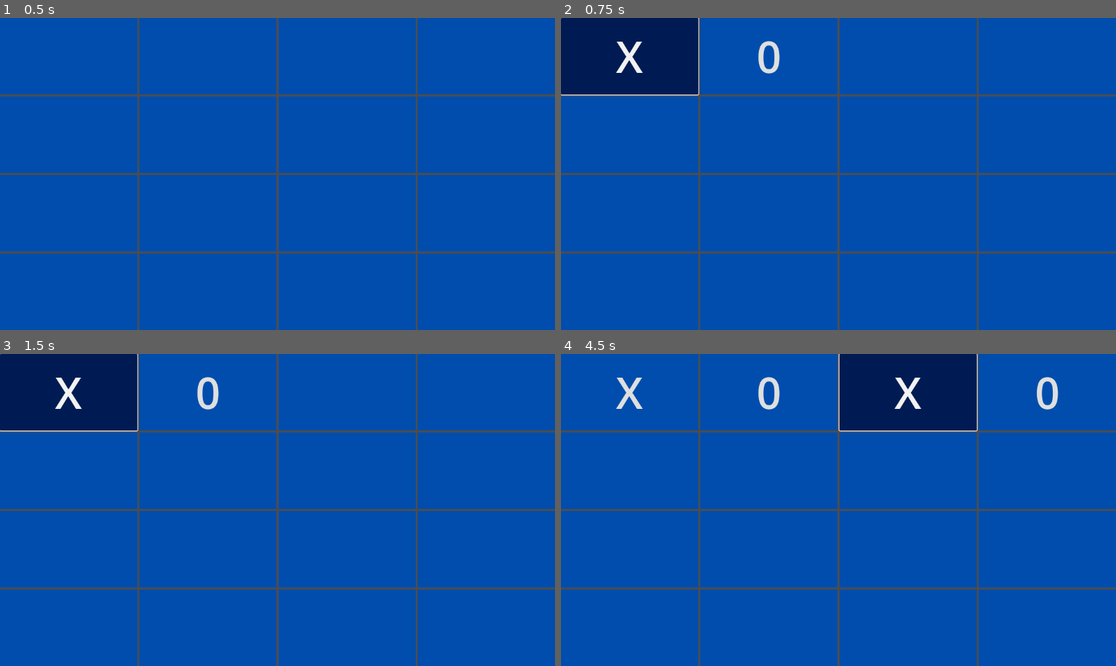
Above: before the commit, frames 1-4 (two rows, left to right).
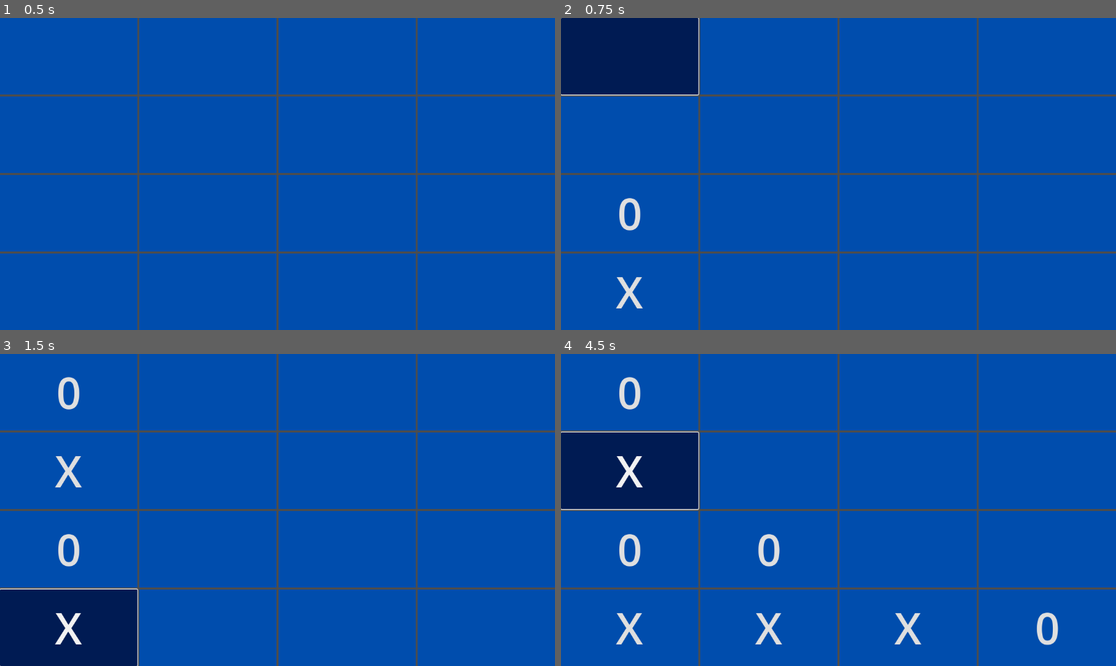
Above: after the commit, the same moments.

Repository: miguelkoro/Godot_Practica_7
Game: Godot game, scene res://4EnRaya.tscn
Same seed, same stepped clock (60 frames per second), same inputs: the game is played once before the commit and once after it.
Inputs (mouse positions are in pixels of both pictures, inside the frame that each line leads up to):
- Up to frame 1 (0.5 s): no input
- Up to frame 2 (0.75 s): click (627, 55) at 0.5 s
- Up to frame 3 (1.5 s): click "X" at 1.25 s
- Up to frame 4 (4.5 s): click "0" at 2 s; click (766, 391) at 2.75 s; click (910, 391) at 3.5 s; click "X" at 4.25 s

Frame 1 is identical in both runs. In frame 2, 0.9% of the frame differs, in the area x 9-40%, y 7-94%; in frame 3, 13%; in frame 4, 15%, in the area x 0-90%, y 0-94%.

Commit message:
Añadida gravedad al 4 en raya

Diff:
--- a/MinMaxSolver.gd
+++ b/MinMaxSolver.gd
@@ -10,6 +10,11 @@
 							[$HBoxContainer_2/Button_2_0, $HBoxContainer_2/Button_2_1, $HBoxContainer_2/Button_2_2, $HBoxContainer_2/Button_2_3],
 							[$HBoxContainer_3/Button_3_0, $HBoxContainer_3/Button_3_1, $HBoxContainer_3/Button_3_2, $HBoxContainer_3/Button_3_3]]
 
+func get_lowest_empty_row(state: BoardState, col: int) -> int:
+	for row in range(HEIGHT - 1, -1, -1): # de abajo a arriba
+		if state.get_pos(row, col) == 0:
+			return row
+	return -1 # columna llena
 
 #Funcion minmax con poda alfa, beta
 	#Alfa = -infi
@@ -25,55 +30,56 @@
 
 	if maximizing: #Nodo max, modioficamos el valor de alfa si es mayor
 		var max_eval := -999
-		for i in range(HEIGHT):
-			for j in range(WIDTH):
-				if state.get_pos(i, j) != 0: #Si la posicion ya esta cogida por el jugador o la IA !=0, entonces no hacemos nada y pasamos a la siguiente posicion
-					continue
-
-				var child := BoardState.new() #Creamos un tablero auxiliar y ponemos la jugada de la IA en la poscion que toque
-				child.state = state.state.duplicate(true)
-				child.set_pos(i, j, 1)
-
-				#llamamos de forma recursiva al minmax para evaluar las ramas de abajo, poniendole un -1 al depth para que la profundida no pase del maximo
-				#Le pasamos los valores alfa y beta, el tablero con el estado actual y como acabamos de maximizar, ahora minimizamos
-				var eval := minimax(child, depth - 1, false, alpha, beta)
-				max_eval = max(max_eval, eval) #Se busca el mayor numero de entre -infi y eval (que eval será el max de todas las ramas inferiores)
-				alpha = max(alpha, eval) #Alfa será el maximo de entre el anterior alfa y el max devuelto en el min
-
-				if beta <= alpha: #si alfa es  mayor o igual  a beta, no hace falta seguir evaulando las siguientes ramas
-					return max_eval #devolvemos el maximo al estar maximizando
+		for col in range(WIDTH):
+			var row := get_lowest_empty_row(state, col)
+			if row == -1:
+				continue
+
+			var child := BoardState.new() #Creamos un tablero auxiliar y ponemos la jugada de la IA en la poscion que toque
+			child.state = state.state.duplicate(true)
+			child.set_pos(row, col, 1)
+
+			#llamamos de forma recursiva al minmax para evaluar las ramas de abajo, poniendole un -1 al depth para que la profundida no pase del maximo
+			#Le pasamos los valores alfa y beta, el tablero con el estado actual y como acabamos de maximizar, ahora minimizamos
+			var eval := minimax(child, depth - 1, false, alpha, beta)
+			max_eval = max(max_eval, eval) #Se busca el mayor numero de entre -infi y eval (que eval será el max de todas las ramas inferiores)
+			alpha = max(alpha, eval) #Alfa será el maximo de entre el anterior alfa y el max devuelto en el min
+
+			if beta <= alpha: #si alfa es  mayor o igual  a beta, no hace falta seguir evaulando las siguientes ramas
+				return max_eval #devolvemos el maximo al estar maximizando
 
 		return max_eval
 	else: #Min modificamos el valor de bta si es menor
 		var min_eval := 999
-		for i in range(HEIGHT):
-			for j in range(WIDTH):
-				if state.get_pos(i, j) != 0:
-					continue
-
-				var child := BoardState.new()
-				child.state = state.state.duplicate(true)
-				child.set_pos(i, j, -1) #Juega el jugador
-
-				var eval := minimax(child, depth - 1, true, alpha, beta)
-				min_eval = min(min_eval, eval) #Se busca el menor valor entre el devuelto en el max y +infi
-				beta = min(beta, eval) #Beta será el minimo entre el valor devuelto y el beta anterior
-
-				if beta <= alpha: #Si alfa es mayor o igual a beta, podemos hacer prunning
-					return min_eval
+		for col in range(WIDTH):
+			var row := get_lowest_empty_row(state, col)
+			if row == -1:
+				continue
+
+			var child := BoardState.new()
+			child.state = state.state.duplicate(true)
+			child.set_pos(row, col, -1) #Juega el jugador
+
+			var eval := minimax(child, depth - 1, true, alpha, beta)
+			min_eval = min(min_eval, eval) #Se busca el menor valor entre el devuelto en el max y +infi
+			beta = min(beta, eval) #Beta será el minimo entre el valor devuelto y el beta anterior
+
+			if beta <= alpha: #Si alfa es mayor o igual a beta, podemos hacer prunning
+				return min_eval
 
 		return min_eval
 
 
-func activate_button(x: int, y: int):
+func activate_button(x: int, col: int):
 	if gameOver:
 		return
 
-	if currentState.get_pos(x, y) != 0:
-		return
+	var row := get_lowest_empty_row(currentState, col) #Mira si la columna esta completa
+	if row == -1:
+		return # columna llena, no hace nada
 
 	# Turno jugador
-	currentState.set_pos(x, y, -1)
+	currentState.set_pos(row, col, -1) #Si no lo esta, se le pone el -1 del jugador
 	update_visuals()
 
 	var res := currentState.evaluate_win() #Evaluamos nuestra jugada, si sale -1, es que hemos ganado
@@ -112,20 +118,20 @@
 func get_best_move(state: BoardState) -> BoardState:
 	var best_value := -999 #Simula el alfa,
 	var best_state: BoardState = null
-	for i in range(HEIGHT): #Recorremos la tabla
-		for j in range(WIDTH):
-			if state.get_pos(i, j) != 0: #Solo ponemos el 1 cuando la celda no este ocupada
-				continue
-
-			var child := BoardState.new() #Creamos una tabla auxiliar y colocamos el 1
-			child.state = state.state.duplicate(true)
-			child.set_pos(i, j, 1)
-
-			var move_value := minimax(child, init_depth - 1, false, -999, 999)
-
-			if move_value > best_value or best_state == null: #Si el movimiento es mejor que los anteriores o no hay ningun movimiento asignado
-				best_value = move_value
-				best_state = child #Ponemos esa tabla auziliar como la que tiene mejor posicion
+	for col in range(WIDTH):
+		var row := get_lowest_empty_row(state, col)
+		if row == -1:
+			continue
+
+		var child := BoardState.new() #Creamos una tabla auxiliar y colocamos el 1
+		child.state = state.state.duplicate(true)
+		child.set_pos(row, col, 1)
+
+		var move_value := minimax(child, init_depth - 1, false, -999, 999)
+
+		if move_value > best_value or best_state == null: #Si el movimiento es mejor que los anteriores o no hay ningun movimiento asignado
+			best_value = move_value
+			best_state = child #Ponemos esa tabla auziliar como la que tiene mejor posicion
 
 	return best_state
 
